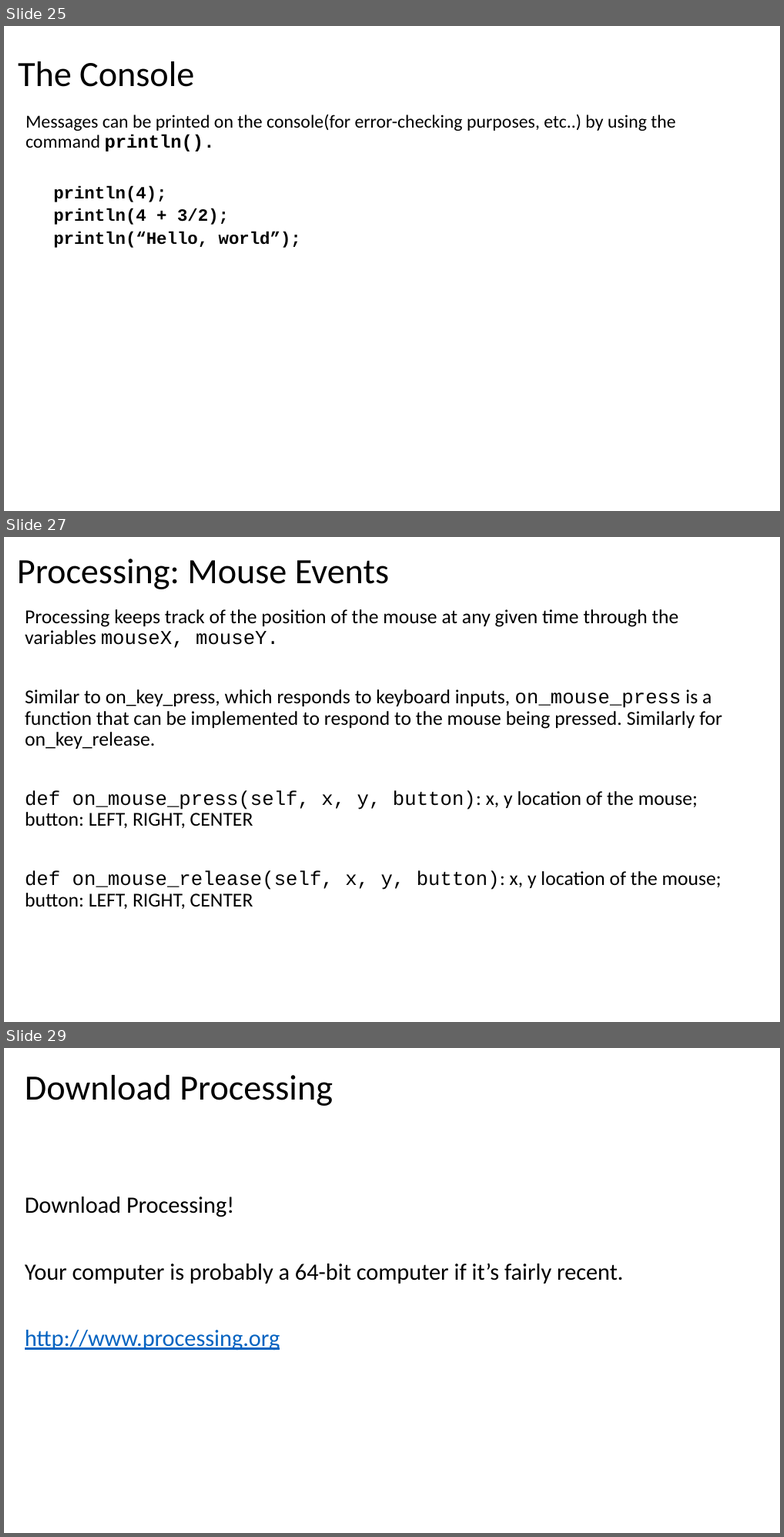
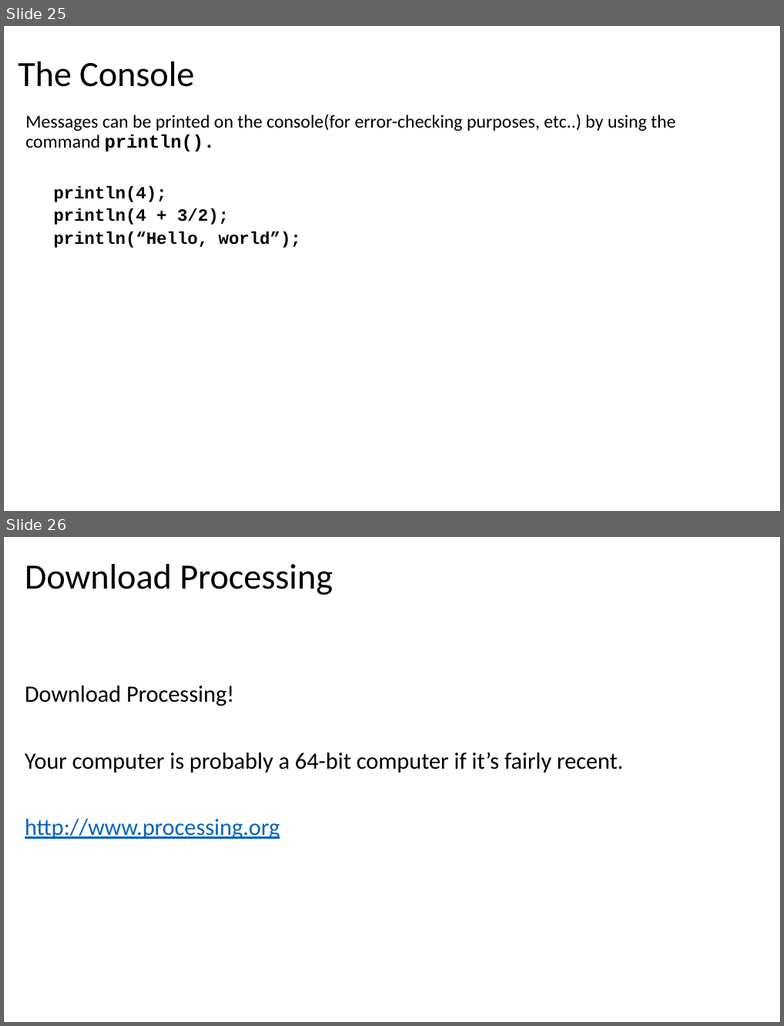
Before and after one commit to LongBaoNguyen/longbaonguyen.github.io, a slide deck: courses/apcsp/processing_arcade/processing1.pptx. Shown one above the other, each under a label of ours: slides 25, 27 and 29 before the commit, slides 25 and 26 after it; the slides between them are not shown. The pictures are 784x1537 and 784x1026 pixels, drawn with LibreOffice and Linux fonts; fonts in the diff are those of the drawing. Boxes give left, top, right and bottom in pixels: in the first picture for what was removed or moved away, otherwise in the second. Text is boxed around its words. In the diff, an @@ line names an element or a change of style, - is before the commit and + after.

```diff
--- a/courses/apcsp/processing_arcade/processing1.pptx
+++ b/courses/apcsp/processing_arcade/processing1.pptx
@@ slide 27 removed at bbox=[4, 537, 780, 1022], background #FFFFFF @@
@@ title removed at bbox=[17, 559, 389, 589] @@
-Processing: Mouse Events
@@ text removed at bbox=[25, 609, 722, 909] @@
-Processing keeps track of the position of the mouse at any given time through the variables mouseX, mouseY.
-Similar to on_key_press, which responds to keyboard inputs, on_mouse_press is a function that can be implemented to respond to the mouse being pressed. Similarly for on_key_release.
-def on_mouse_press(self, x, y, button): x, y location of the mouse; button: LEFT, RIGHT, CENTER
-def on_mouse_release(self, x, y, button): x, y location of the mouse; button: LEFT, RIGHT, CENTER
@@ what was slide 29 is now slide 26 @@
```
Also in this commit, not shown: 1 slide changed, 1 slide added, 2 other slides removed, 7 other files.
